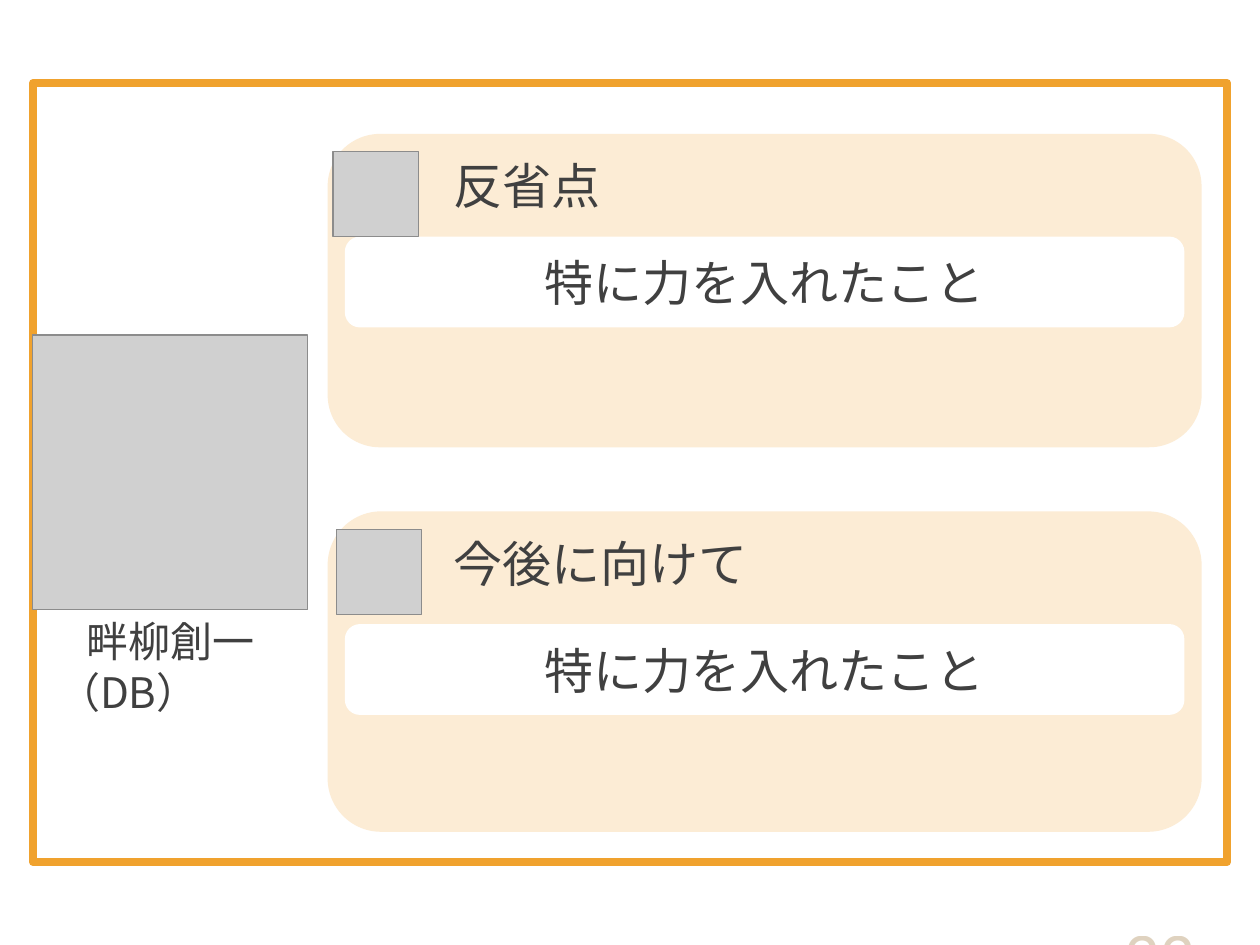
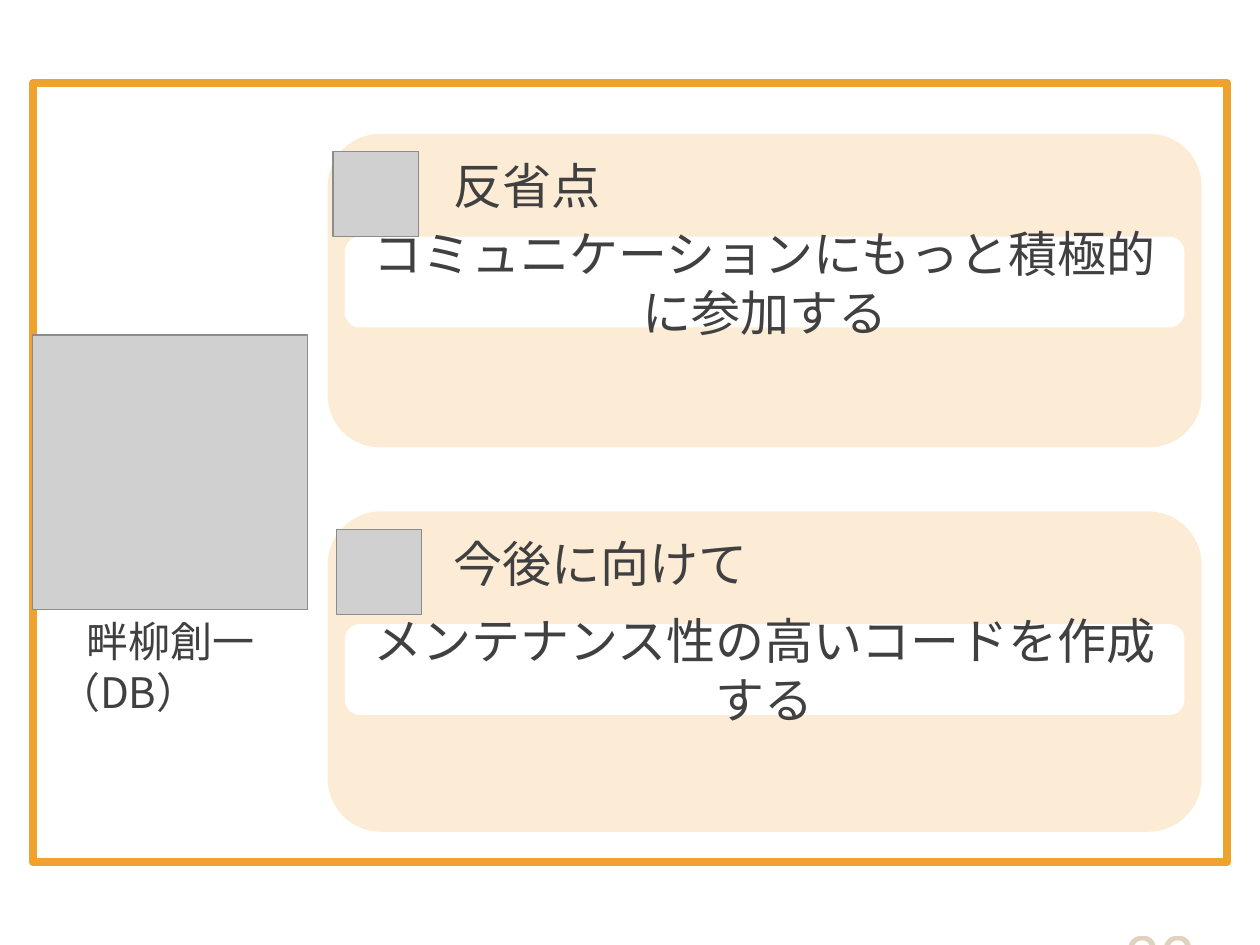
Before and after one commit to DOJO-2021/D-2, a slide deck: slide 23 of documents/プレゼン/Knowledge Holder_清書版.pptx. Drawn at 1260x945 pixels with LibreOffice and Linux fonts; fonts in the diff are those of the drawing; grey boxes stand for pictures. Boxes give left, top, right and bottom in pixels: in the first picture for what was removed or moved away, otherwise in the second. Text is boxed around its words. In the diff, an @@ line names an element or a change of style, - is before the commit and + after.

```diff
--- a/documents/プレゼン/Knowledge Holder_清書版.pptx
+++ b/documents/プレゼン/Knowledge Holder_清書版.pptx
@@ text in rounded rectangle at (374,222,1156,343): text changed @@
-特に力を入れたこと
+コミュニケーションにもっと積極的に参加する
@@ text in rounded rectangle at (374,610,1156,731): text changed @@
-特に力を入れたこと
+メンテナンス性の高いコードを作成する
```
Also in this commit, not shown: 6 other slides changed.
